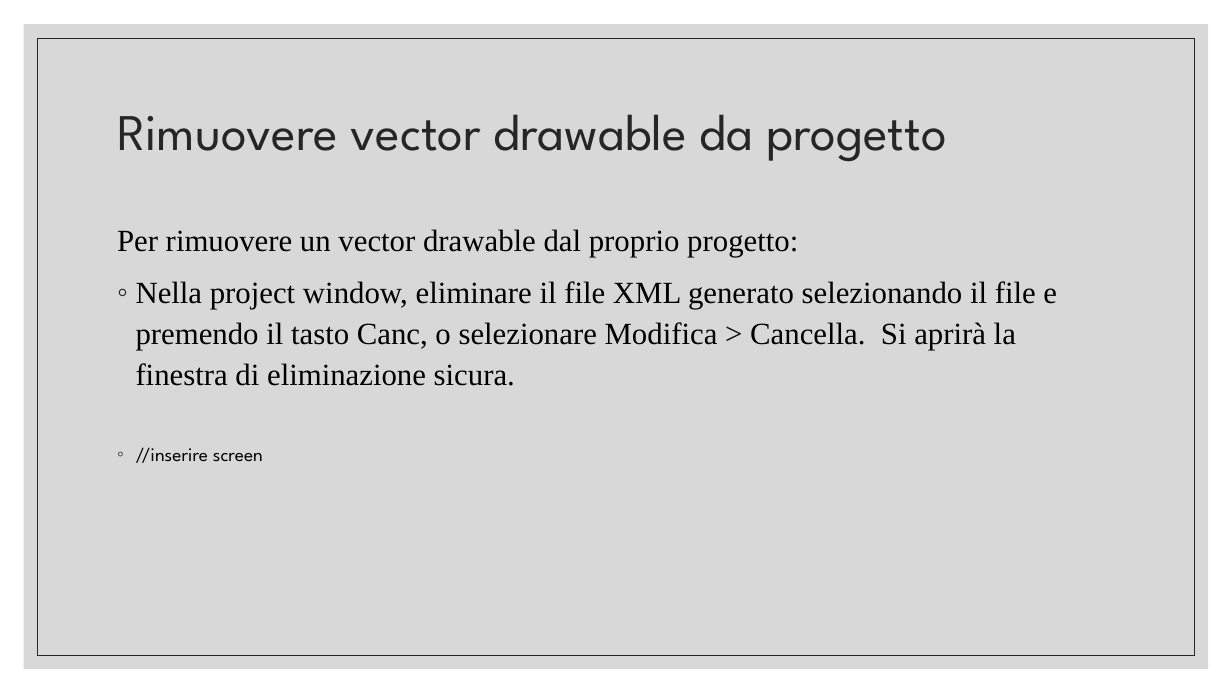
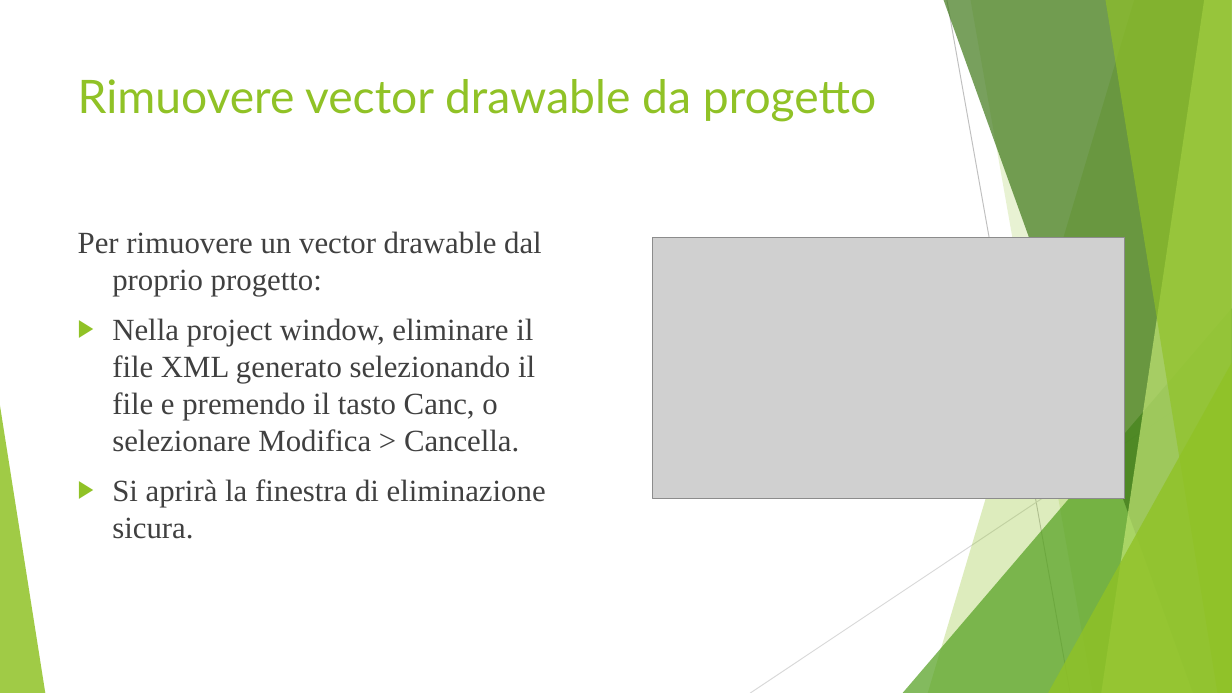
Before and after one commit to tizianotaglienti/Colleghi-Ristretti, a slide deck: slide 49 of Vector asset studio.pptx (slide 47 before the commit). Drawn at 1232x693 pixels with LibreOffice and Linux fonts; fonts in the diff are those of the drawing; grey boxes stand for pictures. Boxes give left, top, right and bottom in pixels: in the first picture for what was removed or moved away, otherwise in the second. Text is boxed around its words. In the diff, an @@ line names an element or a change of style, - is before the commit and + after.

```diff
--- a/Vector asset studio.pptx
+++ b/Vector asset studio.pptx
@@ rectangle removed at [24,24,1209,669] @@
@@ title "Rimuovere vector drawable da progetto": place and size @@
-title "Rimuovere vector drawable da progetto" at [117,114,947,162]
+title "Rimuovere vector drawable da progetto" at [78,79,876,122]
@@ title "Rimuovere vector drawable da progetto" at [78,79,876,122]: size 40 to 36 pt, font League Spartan to Lato, text colour #262626 to #90C226; line spacing 0.9 to 1 @@
@@ rectangle removed at [38,38,1195,655] @@
@@ text "Per rimuovere un vector drawable ...": place and size @@
-text "Per rimuovere un vector drawable ..." at [117,229,1057,463]
+text "Per rimuovere un vector drawable ..." at [78,231,546,539]
@@ text at [78,231,542,296]: text colour #000000 to #404040 in "Per rimuovere un vector drawable dal proprio ..."; indent changed; line spacing 1.1 to 1; more space between paragraphs @@
@@ picture added at [653,238,1125,499] @@
@@ text at [112,318,546,539]: text changed; text colour #000000 to #404040 @@
-◦ Nella project window, eliminare il file XML generato selezionando il file e premendo il tasto Canc, o selezionare Modifica > Cancella. Si aprirà la finestra di eliminazione sicura.
-◦ //inserire screen
+▶ Nella project window, eliminare il file XML generato selezionando il file e premendo il tasto Canc, o selezionare Modifica > Cancella.
+▶ Si aprirà la finestra di eliminazione sicura.
@@ group added at [0,0,1232,693]: 5 freeform shapes, 3 triangles, 2 lines @@
```
Also in this commit, not shown: 48 other slides changed, 3 slides added, 1 slide removed.
